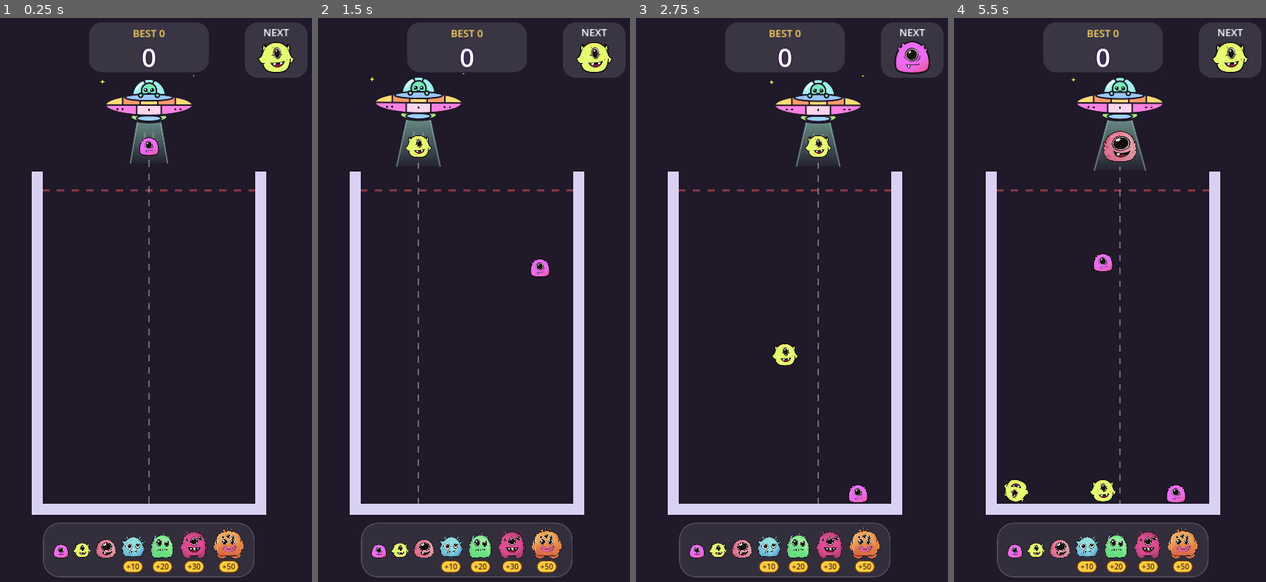
Above: before the commit, frames 1-4 (left to right).
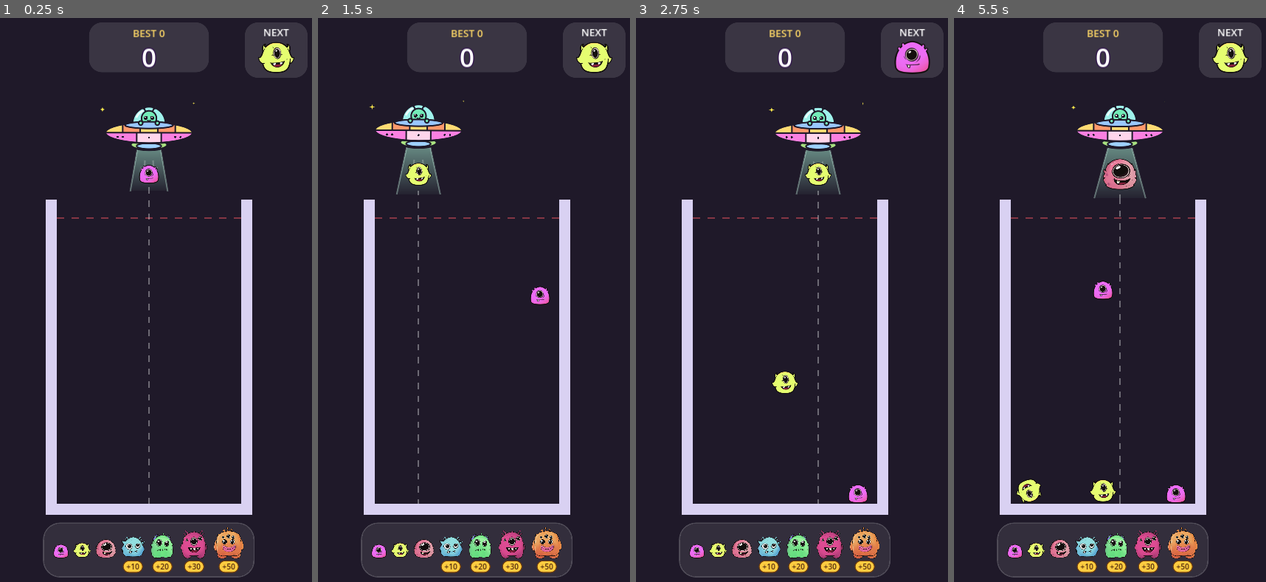
Above: after the commit, the same moments.

Repository: vickyraut212-boop/MonsterMerageGame
Game: Godot game, scene res://scenes/main.tscn
Same seed, same stepped clock (60 frames per second), same inputs: the game is played once before the commit and once after it.
Inputs (mouse positions are in pixels of both pictures, inside the frame that each line leads up to):
- Up to frame 1 (0.25 s): no input
- Up to frame 2 (1.5 s): move the mouse to (539, 283) at 0.52 s; click (539, 283) at 0.67 s; drag from (399, 339) to (467, 102) at 1.27 s
- Up to frame 3 (2.75 s): move the mouse to (816, 181) at 2.02 s; click (816, 181) at 2.17 s
- Up to frame 4 (5.5 s): drag from (1085, 429) to (1003, 221) at 2.77 s; move the mouse to (1203, 401) at 3.52 s; click (1203, 401) at 3.67 s; drag from (1003, 221) to (1103, 102) at 4.27 s; move the mouse to (1119, 311) at 5.02 s; click (1119, 311) at 5.17 s

The runs differ from the first frame. In frame 1, 11% of the frame differs, in the area x 10-86%, y 10-89%; in frame 2, 11%; in frame 3, 11%; in frame 4, 12%, in the area x 10-86%, y 9-89%.

Commit message:
Shrink the jar so it fills up faster
Inner size 460x720 -> 400x660 (about 20% less room), still centred.
The floor stays at y=1060 so the evolution track does not move; the
rim and the UFO dropper move down 60 px with it. Monster sizes are
unchanged so they keep matching the art.

Co-Authored-By: Claude Opus 5.5 <noreply@anthropic.com>
Claude-Session: https://claude.ai/code/session_01QQF4EoWfkx8NfEw4xscnR7

Diff:
--- a/scripts/jar.gd
+++ b/scripts/jar.gd
@@ -12,10 +12,14 @@
 ## Kept fairly narrow and short so the pile climbs towards the danger line
 ## within a minute or two of play; a tall jar never gets dangerous.
 ## inner_left centres it: (720 - inner_width) / 2.
-@export var inner_left := 130.0
-@export var inner_top := 340.0
-@export var inner_width := 460.0
-@export var inner_height := 720.0
+## The floor stays at inner_top + inner_height = 1060 so the evolution track
+## below the jar does not move; to change the height, move inner_top.
+## 400 x 660 holds about 20% less than the old 460 x 720, so the pile reaches
+## the danger line sooner. A Tier 7 boss (260 px wide) still fits.
+@export var inner_left := 160.0
+@export var inner_top := 400.0
+@export var inner_width := 400.0
+@export var inner_height := 660.0
 
 ## How thick the walls look and collide.
 @export var wall_thickness := 24.0
